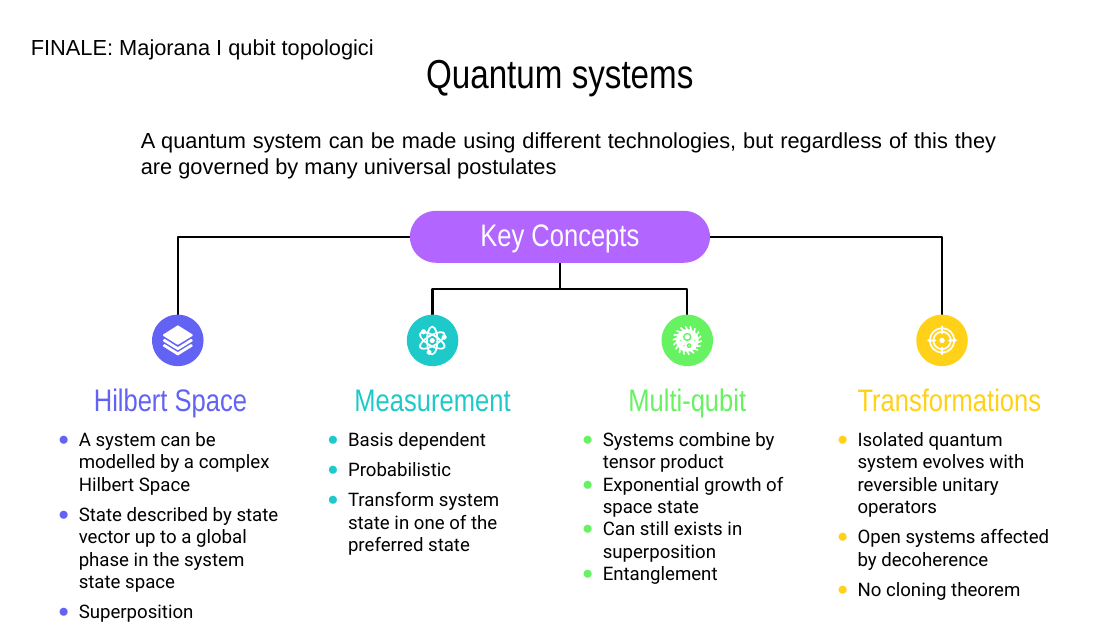
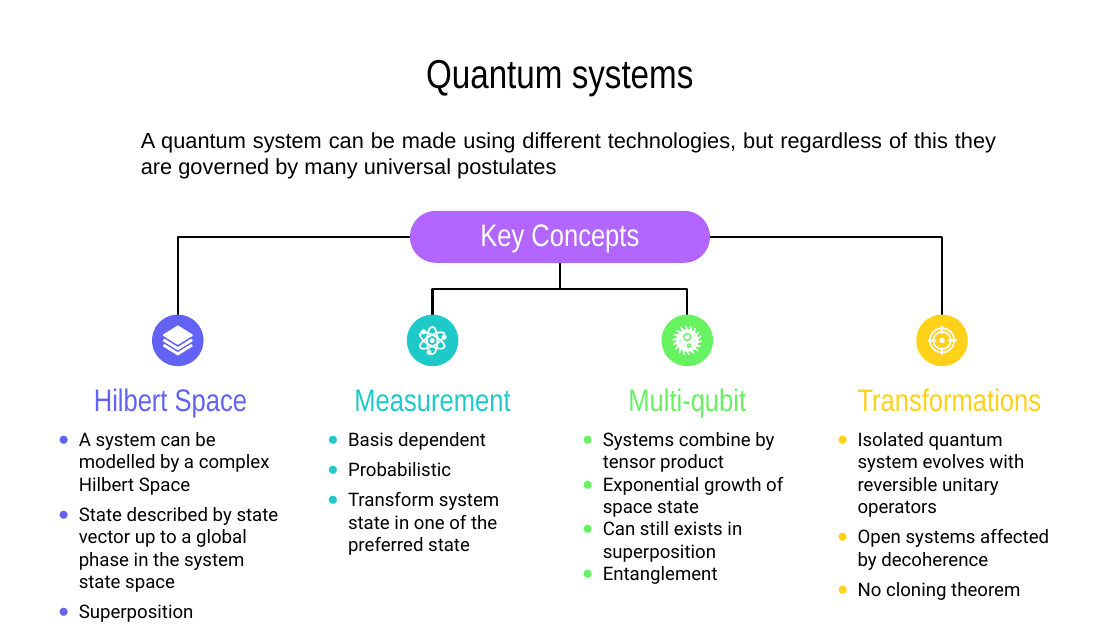
Before and after one commit to Moriarty2002/quantum-information, a slide deck: slide 2 of docs/elaborato.pptx. Drawn at 1120x630 pixels with LibreOffice and Linux fonts; fonts in the diff are those of the drawing. Boxes give left, top, right and bottom in pixels: in the first picture for what was removed or moved away, otherwise in the second. Text is boxed around its words. In the diff, an @@ line names an element or a change of style, - is before the commit and + after.

```diff
--- a/docs/elaborato.pptx
+++ b/docs/elaborato.pptx
@@ text removed at (31,39,374,60) @@
-FINALE: Majorana I qubit topologici
```
Also in this commit, not shown: 6 other slides changed, 35 slides removed, 1 other file.
